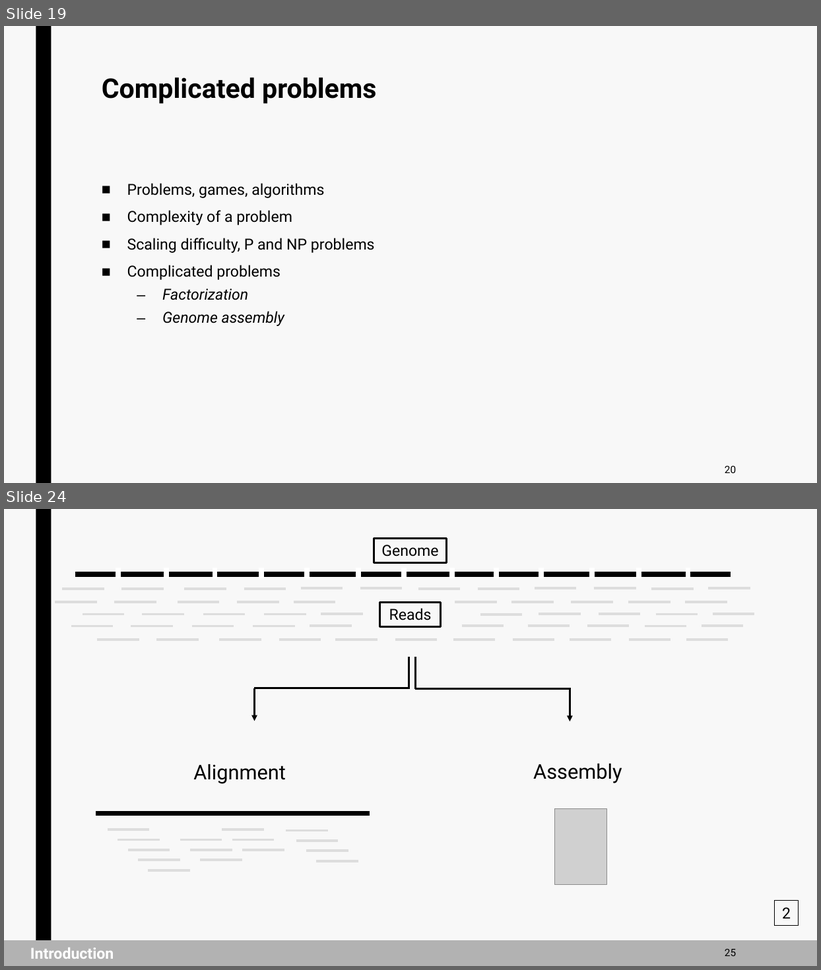
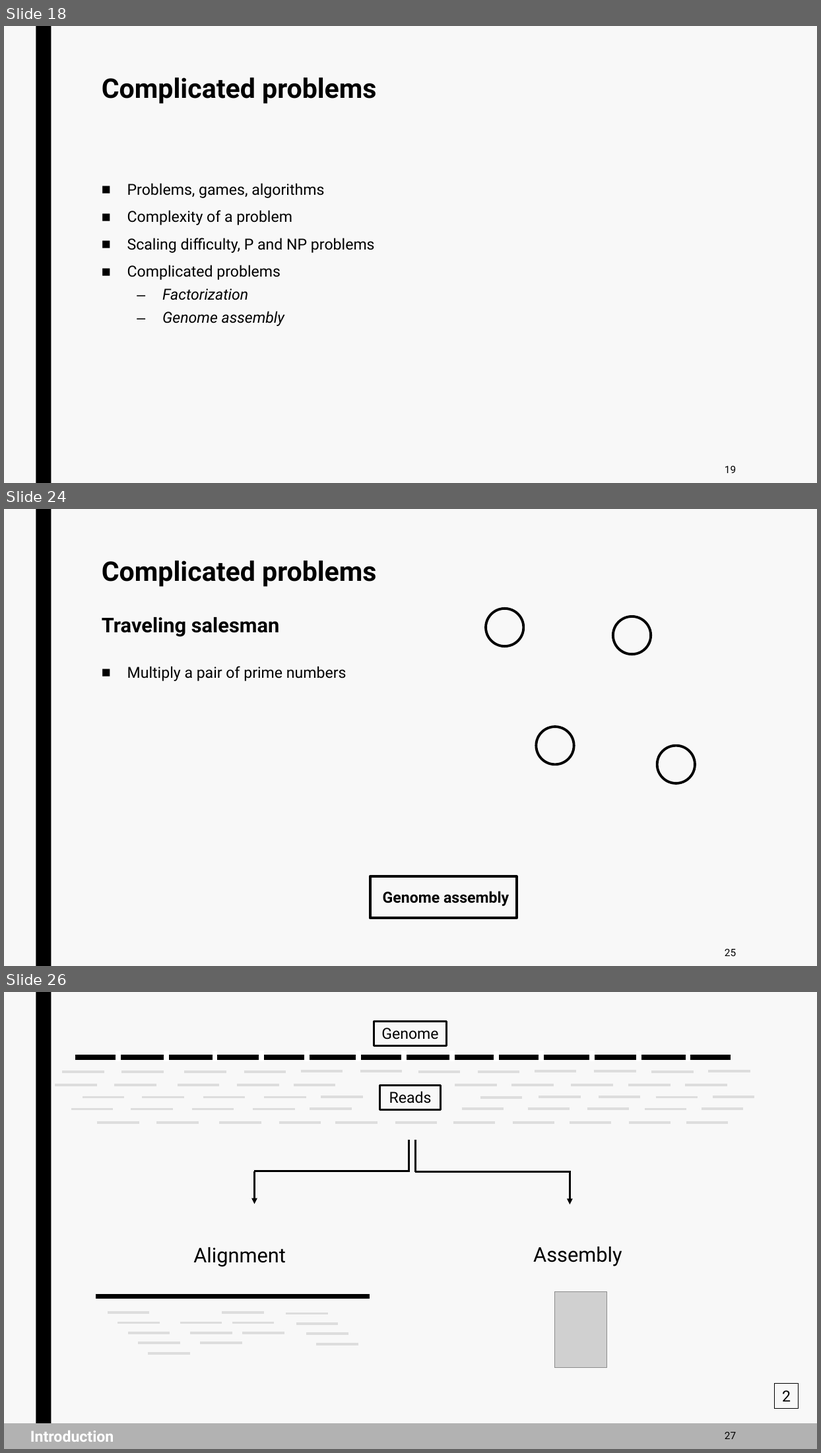
Before and after one commit to jurtasun/presentations, a slide deck: 202306_LMS_Complexity/202306_LMS_Complexity.ppt. Shown one above the other, each under a label of ours: slides 19 and 24 before the commit, slides 18, 24 and 26 after it; the slides between them are not shown. The pictures are 821x970 and 821x1453 pixels, drawn with LibreOffice and Linux fonts; fonts in the diff are those of the drawing; grey boxes stand for pictures. Boxes give left, top, right and bottom in pixels: in the first picture for what was removed or moved away, otherwise in the second. Text is boxed around its words. In the diff, an @@ line names an element or a change of style, - is before the commit and + after.

```diff
--- a/202306_LMS_Complexity/202306_LMS_Complexity.ppt
+++ b/202306_LMS_Complexity/202306_LMS_Complexity.ppt
@@ slide 24 added at (4, 509, 817, 966), background #F8F8F8; not listed: 1 template element that a slide beside it also shows @@
@@ title added at (102, 560, 376, 637), 32 pt, text #000000, bold @@
+Complicated problems
+Traveling salesman
@@ ellipse added at (486, 609, 523, 646), outline #000000 3 pt @@
@@ ellipse added at (613, 617, 651, 654), outline #000000 3 pt @@
@@ text added at (127, 666, 347, 681), 18 pt, text #000000 @@
+■ Multiply a pair of prime numbers
@@ ellipse added at (537, 727, 574, 764), outline #000000 3 pt @@
@@ ellipse added at (657, 746, 695, 784), outline #000000 3 pt @@
@@ rectangle added at (370, 877, 517, 918), outline #000000 3 pt @@
@@ text added at (383, 891, 509, 906), 18 pt, text #000000, bold @@
+Genome assembly
@@ page number added at (725, 949, 736, 956), 12 pt, text #000000 @@
+25
@@ what was slide 19 is now slide 18 @@
@@ page number at (725, 466, 736, 473): text changed @@
-20
+19
@@ what was slide 24 is now slide 26 @@
@@ page number at (725, 1432, 736, 1439): text changed @@
-25
+27
```
Also in this commit, not shown: 5 slides changed, 6 other slides added, 15 slides removed.
